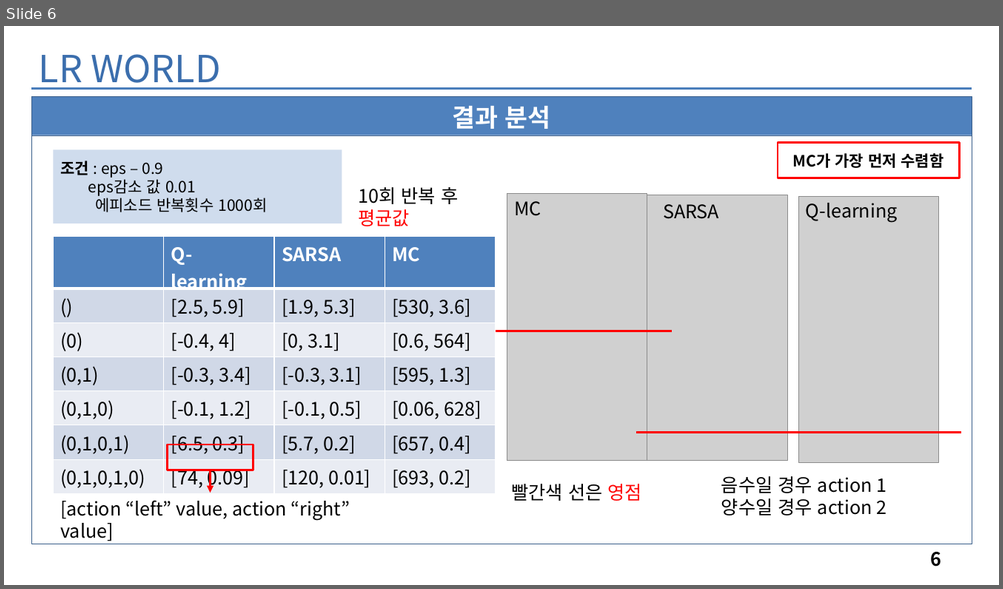
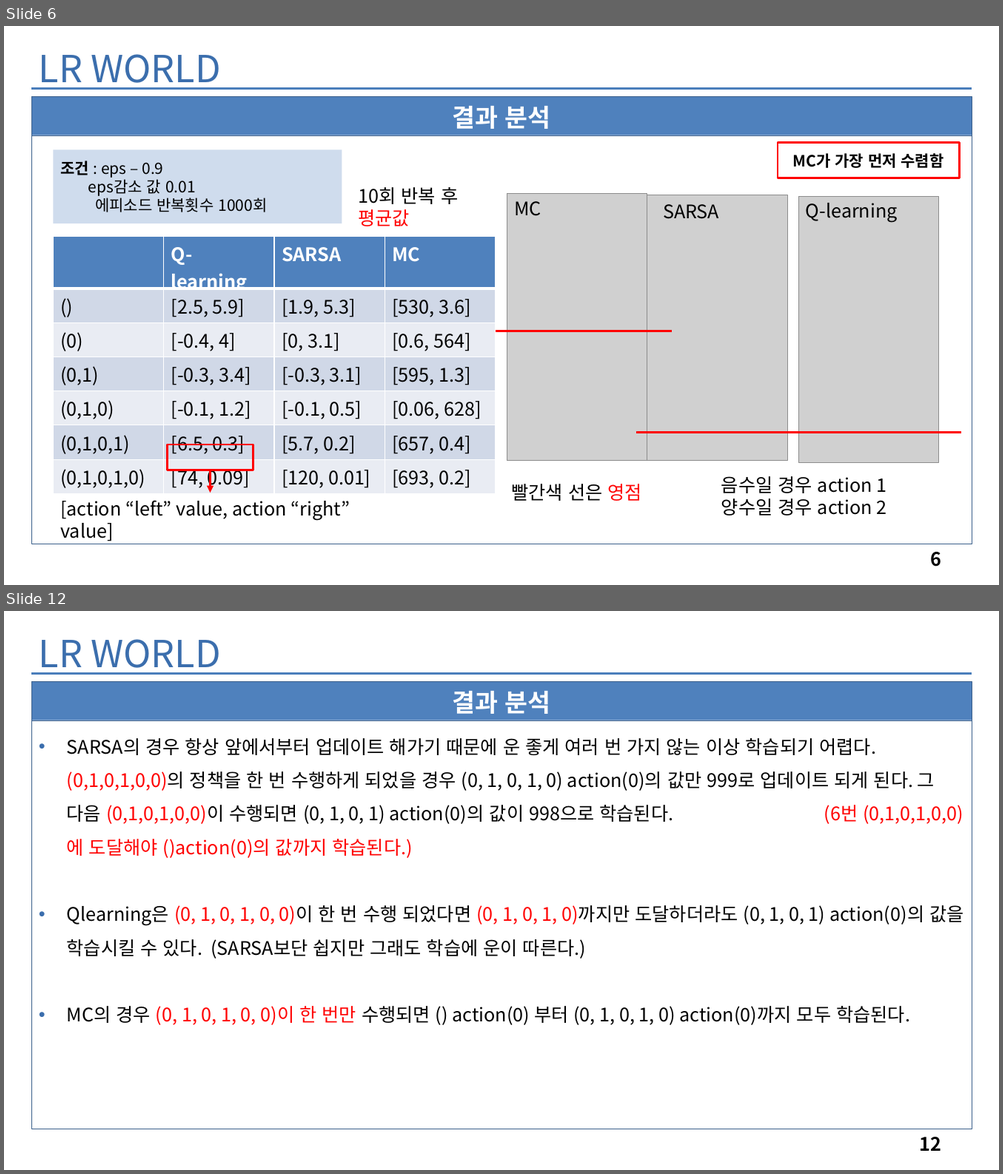
Before and after one commit to leegunwon/RLlearning, a slide deck: LR_WORLD.pptx. Shown one above the other, each under a label of ours: slide 6 before the commit, slides 6 and 12 after it; the slides between them are not shown. The pictures are 1003x589 and 1003x1174 pixels, drawn with LibreOffice and Linux fonts; fonts in the diff are those of the drawing; grey boxes stand for pictures. Boxes give left, top, right and bottom in pixels: in the first picture for what was removed or moved away, otherwise in the second. Text is boxed around its words. In the diff, an @@ line names an element or a change of style, - is before the commit and + after.

```diff
--- a/LR_WORLD.pptx
+++ b/LR_WORLD.pptx
@@ slide 12 added at (4, 611, 999, 1170), background #FFFFFF @@
@@ text added at (39, 639, 221, 675), 36 pt, text #3B6EAD @@
+LR WORLD
@@ line added from (31, 674) to (972, 674), #4B7EBC 2.25 pt @@
@@ rectangle added at (31, 681, 972, 720), fill #4F81BD, outline #3A5F8C 0.25 pt, 24 pt, text #FFFFFF, bold @@
+결과 분석
@@ rectangle added at (31, 721, 972, 1130), outline #3A5F8C 0.25 pt, 18 pt, text #000000 @@
+• SARSA의 경우 항상 앞에서부터 업데이트 해가기 때문에 운 좋게 여러 번 가지 않는 이상 학습되기 어렵다. (0,1,0,1,0,0)의 정책을 한 번 수행하게 되었을 경우 (0, 1, 0, 1, 0) action(0)의 값만 999로 업데이트 되게 된다. 그 다음 (0,1,0,1,0,0)이 수행되면 (0, 1, 0, 1) action(0)의 값이 998으로 학습된다. (6번 (0,1,0,1,0,0)에 도달해야 ()action(0)의 값까지 학습된다.)
+• Qlearning은 (0, 1, 0, 1, 0, 0)이 한 번 수행 되었다면 (0, 1, 0, 1, 0)까지만 도달하더라도 (0, 1, 0, 1) action(0)의 값을 학습시킬 수 있다. (SARSA보단 쉽지만 그래도 학습에 운이 따른다.)
+• MC의 경우 (0, 1, 0, 1, 0, 0)이 한 번만 수행되면 () action(0) 부터 (0, 1, 0, 1, 0) action(0)까지 모두 학습된다.
@@ page number added at (919, 1137, 942, 1151), 18 pt, text #000000, bold @@
+12
```
Also in this commit, not shown: 2 slides changed, 4 other slides added.
